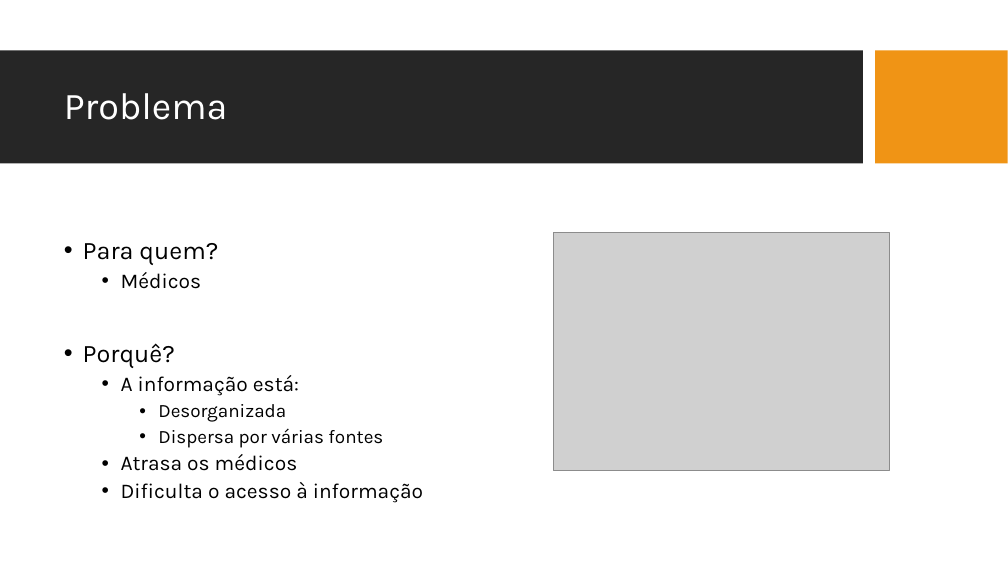
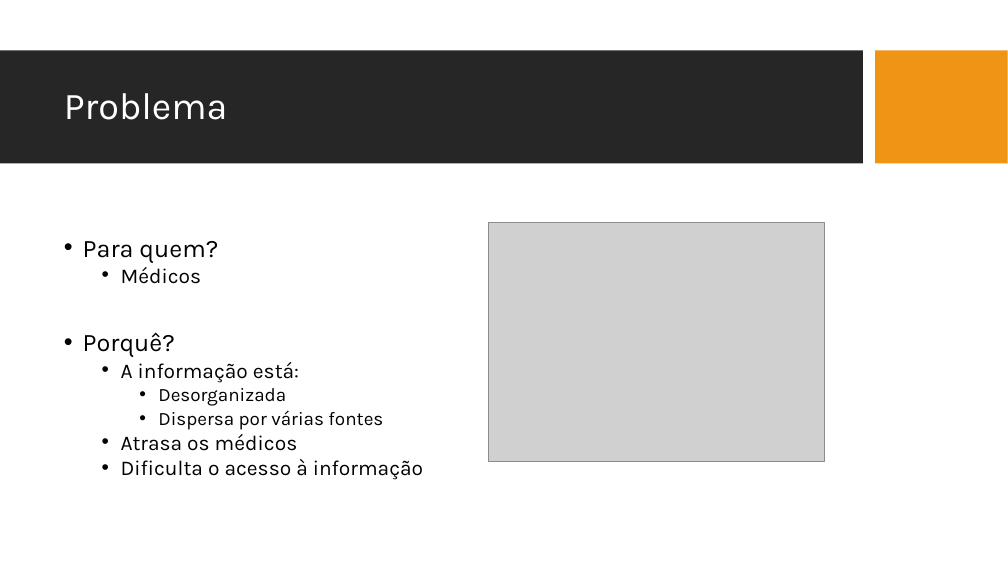
Before and after one commit to JDSBCC/Indexacao-de-Documentos-Clinicos, a slide deck: slide 4 of Dissertacao/4. Defesa da dissertação.pptx (slide 3 before the commit). Drawn at 1008x567 pixels with LibreOffice and Linux fonts; fonts in the diff are those of the drawing; grey boxes stand for pictures; background and template pictures are left out. Boxes give left, top, right and bottom in pixels: in the first picture for what was removed or moved away, otherwise in the second. Text is boxed around its words. In the diff, an @@ line names an element or a change of style, - is before the commit and + after.

```diff
--- a/Dissertacao/4. Defesa da dissertação.pptx
+++ b/Dissertacao/4. Defesa da dissertação.pptx
@@ text "Para quem?" at <box>83,241,423,480</box>: line spacing 0.9 to 0.8 @@
@@ picture: place and size @@
-picture at <box>554,233,889,471</box>
+picture at <box>489,223,826,461</box>
```
Also in this commit, not shown: 14 other slides changed, 4 slides added, 3 slides removed, 7 other files.
